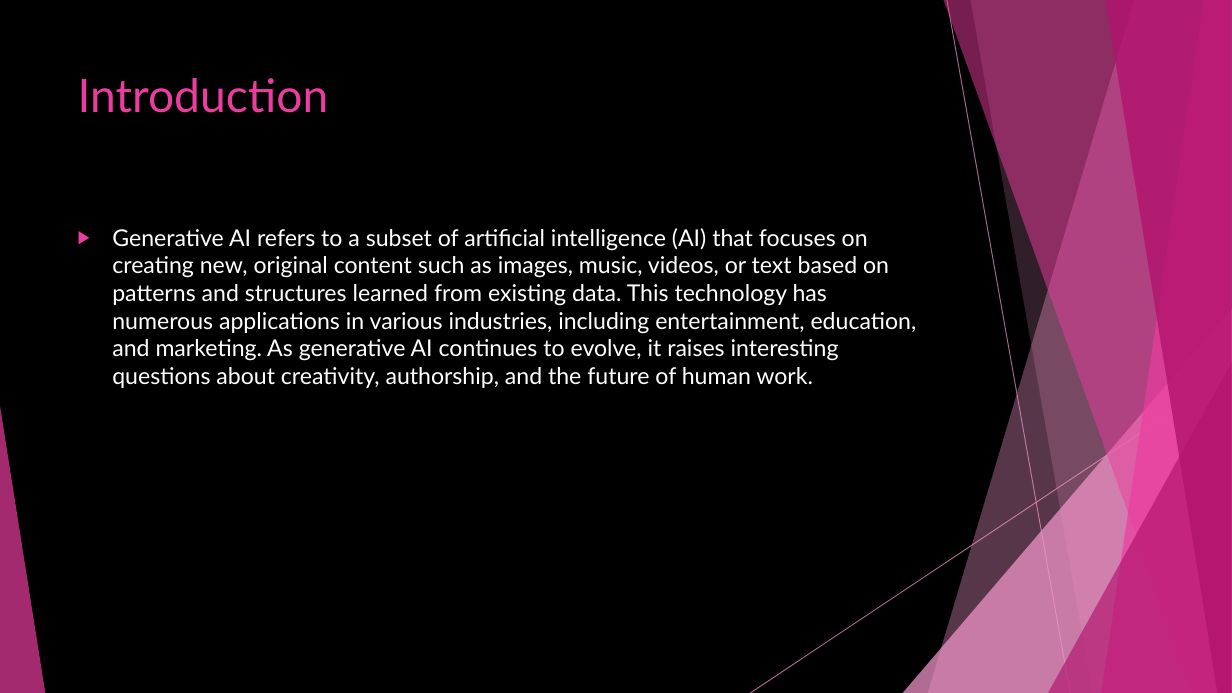
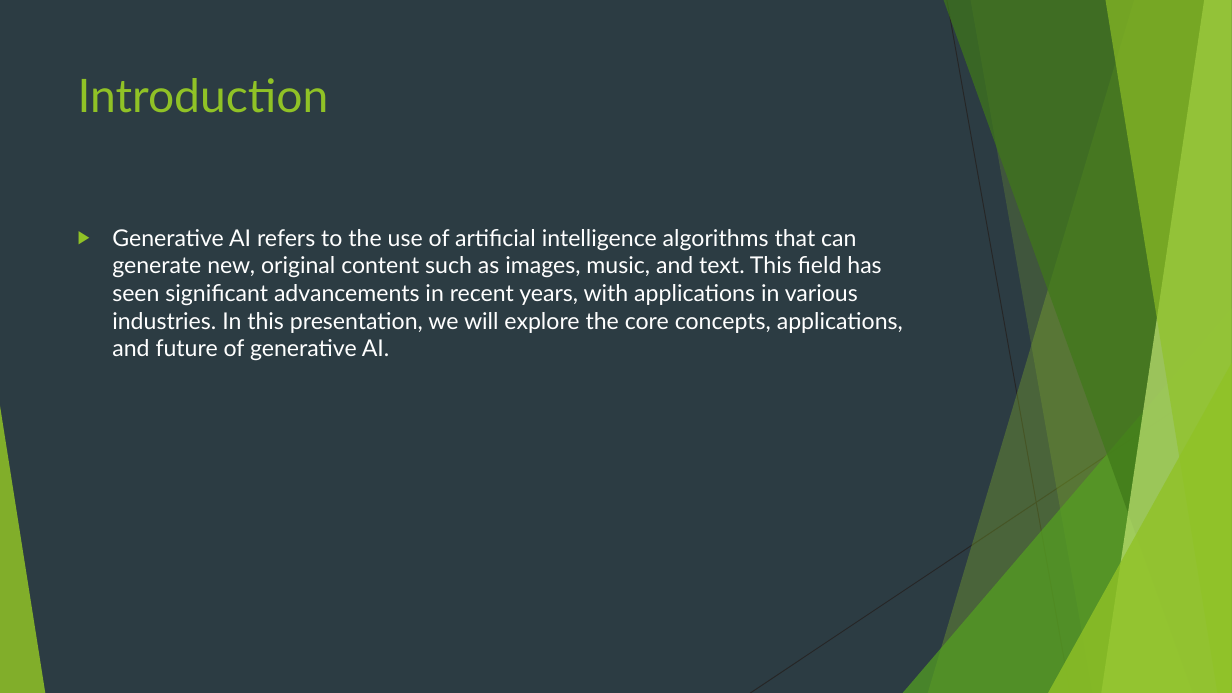
Before and after one commit to ammarmashal/ai-presentation-agent, a slide deck: slide 2 of Persentations/What_is_Generative_AI_.pptx. Drawn at 1232x693 pixels with LibreOffice and Linux fonts; fonts in the diff are those of the drawing. Boxes give left, top, right and bottom in pixels: in the first picture for what was removed or moved away, otherwise in the second. Text is boxed around its words. In the diff, an @@ line names an element or a change of style, - is before the commit and + after.

```diff
--- a/Persentations/What_is_Generative_AI_.pptx
+++ b/Persentations/What_is_Generative_AI_.pptx
@@ background #000000 to #2C3C43 @@
@@ freeform shape at [928, 0, 1232, 693]: fill #F496CB at 36% opacity to #90C226 at 30% opacity @@
@@ freeform shape at [944, 0, 1232, 693]: fill #EB3D9F at 50% opacity to #3F7819 at 70% opacity @@
@@ line (947, 0) - (1070, 693): stroke #F496CB 0.75 pt to #262626 0.75 pt @@
@@ freeform shape at [970, 0, 1232, 693]: fill #F496CB at 20% opacity to #90C226 at 20% opacity @@
@@ freeform shape at [1102, 0, 1232, 693]: fill #EB3D9F at 70% opacity to #C0E474 at 70% opacity @@
@@ freeform shape at [1105, 0, 1232, 693]: fill #B2136D at 80% opacity to #90C226 at 65% opacity @@
@@ title "Introduction" at [78, 78, 329, 113]: text colour #EB3D9F to #90C226 @@
@@ text at [112, 229, 903, 361]: text changed @@
-▶ Generative AI refers to a subset of artificial intelligence (AI) that focuses on creating new, original content such as images, music, videos, or text based on patterns and structures learned from existing data. This technology has numerous applications in various industries, including entertainment, education, and marketing. As generative AI continues to evolve, it raises interesting questions about creativity, authorship, and the future of human work.
+▶ Generative AI refers to the use of artificial intelligence algorithms that can generate new, original content such as images, music, and text. This field has seen significant advancements in recent years, with applications in various industries. In this presentation, we will explore the core concepts, applications, and future of generative AI.
@@ triangle at [903, 308, 1232, 693]: fill #F496CB at 72% opacity to #54A021 at 72% opacity @@
@@ line (1232, 372) - (750, 693): stroke #F496CB 0.75 pt to #262626 0.75 pt @@
@@ triangle at [1048, 363, 1232, 693]: fill #B2136D at 66% opacity to #90C226 at 80% opacity @@
@@ triangle at [0, 406, 45, 693]: fill #EB3D9F at 70% opacity to #90C226 at 85% opacity @@
```
Also in this commit, not shown: 3 other slides changed, 8 slides added, 4 slides removed, 43 other files.
